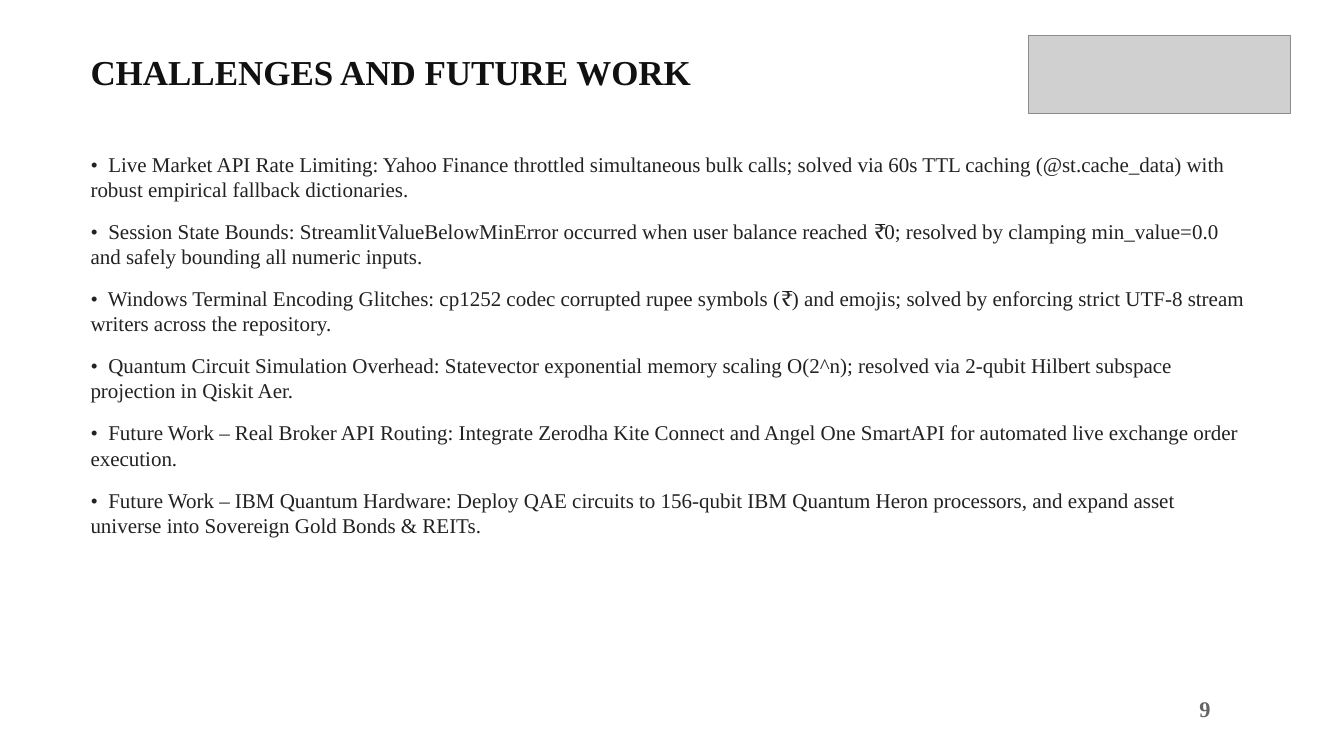
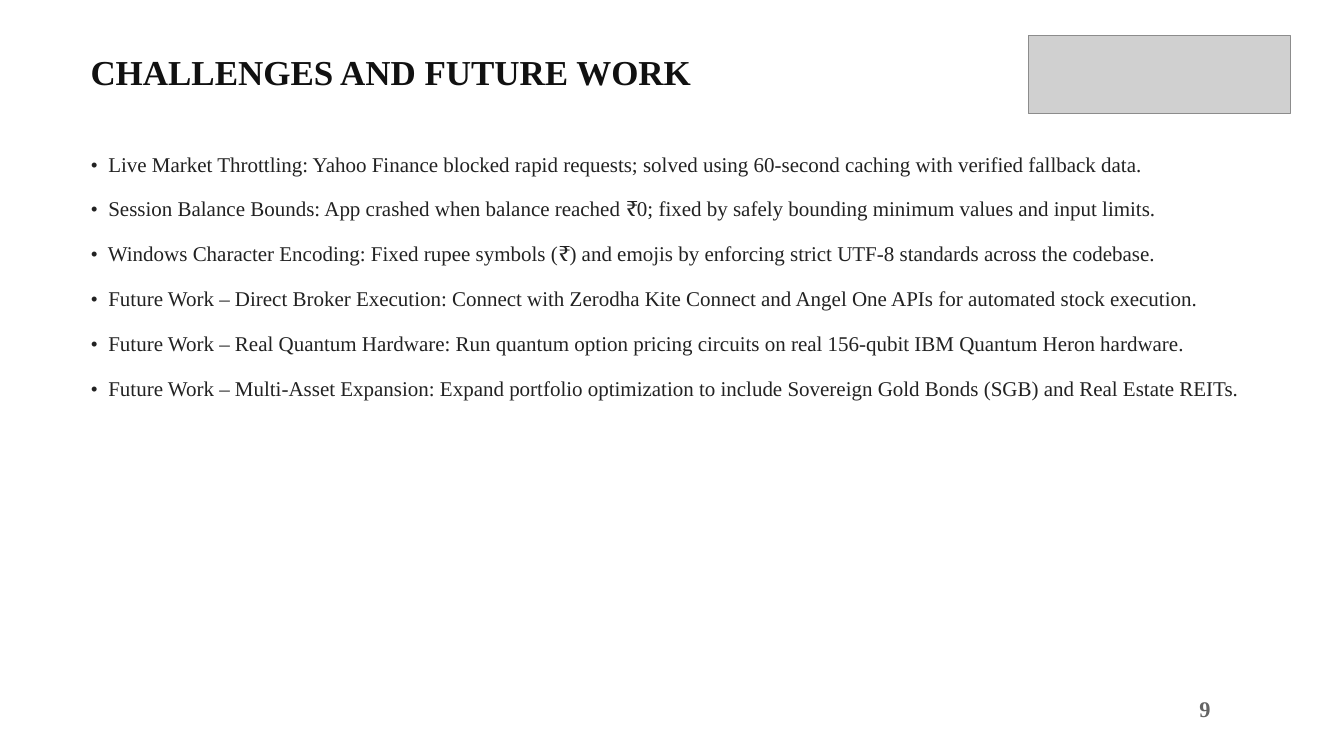
Before and after one commit to mhalsa-aine/SparsioQ-Platform, a slide deck: slide 10 of SparsioQ_Final_Project_Review_Presentation.pptx. Drawn at 1344x756 pixels with LibreOffice and Linux fonts; fonts in the diff are those of the drawing; grey boxes stand for pictures. Boxes give left, top, right and bottom in pixels: in the first picture for what was removed or moved away, otherwise in the second. Text is boxed around its words. In the diff, an @@ line names an element or a change of style, - is before the commit and + after.

```diff
--- a/SparsioQ_Final_Project_Review_Presentation.pptx
+++ b/SparsioQ_Final_Project_Review_Presentation.pptx
@@ text at (x1=108, y1=157, x2=1238, y2=400): text changed @@
-• Live Market API Rate Limiting: Yahoo Finance throttled simultaneous bulk calls; solved via 60s TTL caching (@st.cache_data) with robust empirical fallback dictionaries.
-• Session State Bounds: StreamlitValueBelowMinError occurred when user balance reached ₹0; resolved by clamping min_value=0.0 and safely bounding all numeric inputs.
-• Windows Terminal Encoding Glitches: cp1252 codec corrupted rupee symbols (₹) and emojis; solved by enforcing strict UTF-8 stream writers across the repository.
-• Quantum Circuit Simulation Overhead: Statevector exponential memory scaling O(2^n); resolved via 2-qubit Hilbert subspace projection in Qiskit Aer.
-• Future Work – Real Broker API Routing: Integrate Zerodha Kite Connect and Angel One SmartAPI for automated live exchange order execution.
-• Future Work – IBM Quantum Hardware: Deploy QAE circuits to 156-qubit IBM Quantum Heron processors, and expand asset universe into Sovereign Gold Bonds & REITs.
+• Live Market Throttling: Yahoo Finance blocked rapid requests; solved using 60-second caching with verified fallback data.
+• Session Balance Bounds: App crashed when balance reached ₹0; fixed by safely bounding minimum values and input limits.
+• Windows Character Encoding: Fixed rupee symbols (₹) and emojis by enforcing strict UTF-8 standards across the codebase.
+• Future Work – Direct Broker Execution: Connect with Zerodha Kite Connect and Angel One APIs for automated stock execution.
+• Future Work – Real Quantum Hardware: Run quantum option pricing circuits on real 156-qubit IBM Quantum Heron hardware.
+• Future Work – Multi-Asset Expansion: Expand portfolio optimization to include Sovereign Gold Bonds (SGB) and Real Estate REITs.
```
Also in this commit, not shown: 8 other slides changed, 2 slides added, 3 slides removed.
